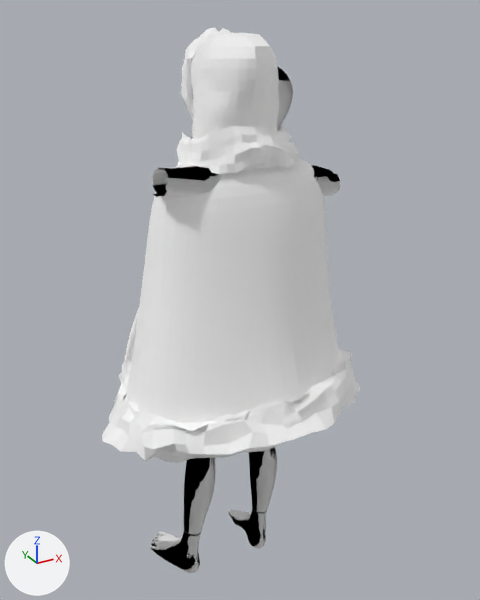
One commit to the glTF model src/models/perso.glb: the scene before it, then after it.
One viewpoint serves both versions: a camera (50 mm lens) standing at (-4.2, -7.55, 7.92) and looking at (0.0, 0.1, 4.09). Arrows for +X, +Y and +Z are at lower left; the lights stay in place. Where no turn or scale is listed for an object, it has been applied to the vertices. Vertices at the same position are counted once.

Before the edit, the objects in view are built like this:
```python
mat_oh_outline_material_001 = principled_material('OH_Outline_Material.001')
mat_oh_outline_material_001.base_color = (1.0, 1.0, 1.0)  # white #ffffff
mat_oh_outline_material_001.metallic = 1.0
mat_oh_outline_material_001.roughness = 1.0
me_mesh_001 = bpy.data.meshes.new('Mesh.001')
me_mesh_001.from_pydata(...)  # 10011 vertices, 19976 faces; spans x -1.56..1.4, y -0.61..0.59, z -0.14..7.28
me_mesh_001.materials.append(mat_oh_outline_material)  # white #ffffff
me_torus_001 = bpy.data.meshes.new('Torus.001')
me_torus_001.from_pydata(...)  # 8147 vertices, 16129 faces; spans x -2.63..2.98, y -1.04..2.98, z 2.86..10.41
# faces by material slot: [4182, 1409, 1152, 9386]
me_torus_001.materials.append(mat_cape_marron)  # white #ffffff
me_torus_001.materials.append(mat_mouton)  # white #ffffff
me_torus_001.materials.append(mat_mouton_001)  # white #ffffff
me_torus_001.materials.append(mat_oh_outline_material_001)  # white #ffffff
ob_mesh_001 = bpy.data.objects.new('Mesh.001', me_mesh_001)
ob_mesh_001.location = (0.0, 0.0, 0.0)
ob_torus_001 = bpy.data.objects.new('Torus.001', me_torus_001)
ob_torus_001.parent = ob_ch36_001
ob_torus_001.location = (0.0, 0.0, 0.0000115)
ob_torus_001.rotation_euler = (-1.366, -0.00983, -0.00201)  # degrees (-78, -0.6, -0.1)
ob_torus_001.scale = (17.7, 15.9, 17.7)
```
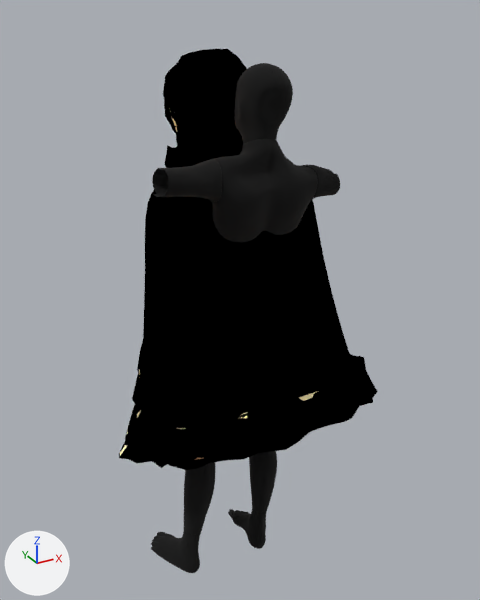
Pixel boxes (x1, y1, x2, y2) of what changed, in the pictures (480 x 600 px):
'Torus.001', recoloured, moved, turned (white to black): before (102, 27, 360, 463); after (119, 49, 378, 470)
part 1 of me_mesh_001, recoloured (grey to black): before (151, 67, 340, 573); after (151, 63, 340, 573)

The change, as a diff of the scene's bpy script:
```diff
--- a/src/models/perso.glb.py
+++ b/src/models/perso.glb.py
@@ mat_oh_outline_material_001 @@
 mat_oh_outline_material_001 = bpy.data.materials.new('OH_Outline_Material.001')
-# nodes: BsdfPrincipled, OutputMaterial
-# colours: white #ffffff
+# nodes: BsdfTransparent, Emission, LightPath, MixShader, OutputMaterial
+# colours: black #000000
@@ mat_material_003 @@
+mat_material_003 = principled_material('Material.003')
+mat_material_003.base_color = (0.0, 0.0, 0.0)  # black #000000
+mat_material_003.roughness = 1.0
@@ me_mesh_001 @@
 me_mesh_001.from_pydata(...)  # 10011 vertices, 19976 faces; spans x -1.56..1.4, y -0.61..0.59, z -0.14..7.28
 # used by ob_mesh_001; location = (0.0, 0.0, 0.0)
+# me_mesh_001 part 1: 10199 faces spanning x -1.56..1.4, y -0.61..0.59, z -0.14..7.28 switch from mat_oh_outline_material (white #ffffff) to mat_material_003 (black #000000)
+# me_mesh_001 part 2: the surface is now shaded flat
@@ ob_torus_001 @@
 ob_torus_001.parent = ob_ch36_001
-ob_torus_001.location = (0.0, 0.0, 0.0000115)
-ob_torus_001.rotation_euler = (-1.366, -0.00983, -0.00201)  # degrees (-78, -0.6, -0.1)
+ob_torus_001.location = (-4.676, -1.178, -18.73)
+ob_torus_001.rotation_euler = (-1.155, -0.00893, -0.0289)  # degrees (-66, -0.5, -1.7)
 ob_torus_001.scale = (17.7, 15.9, 17.7)
```
